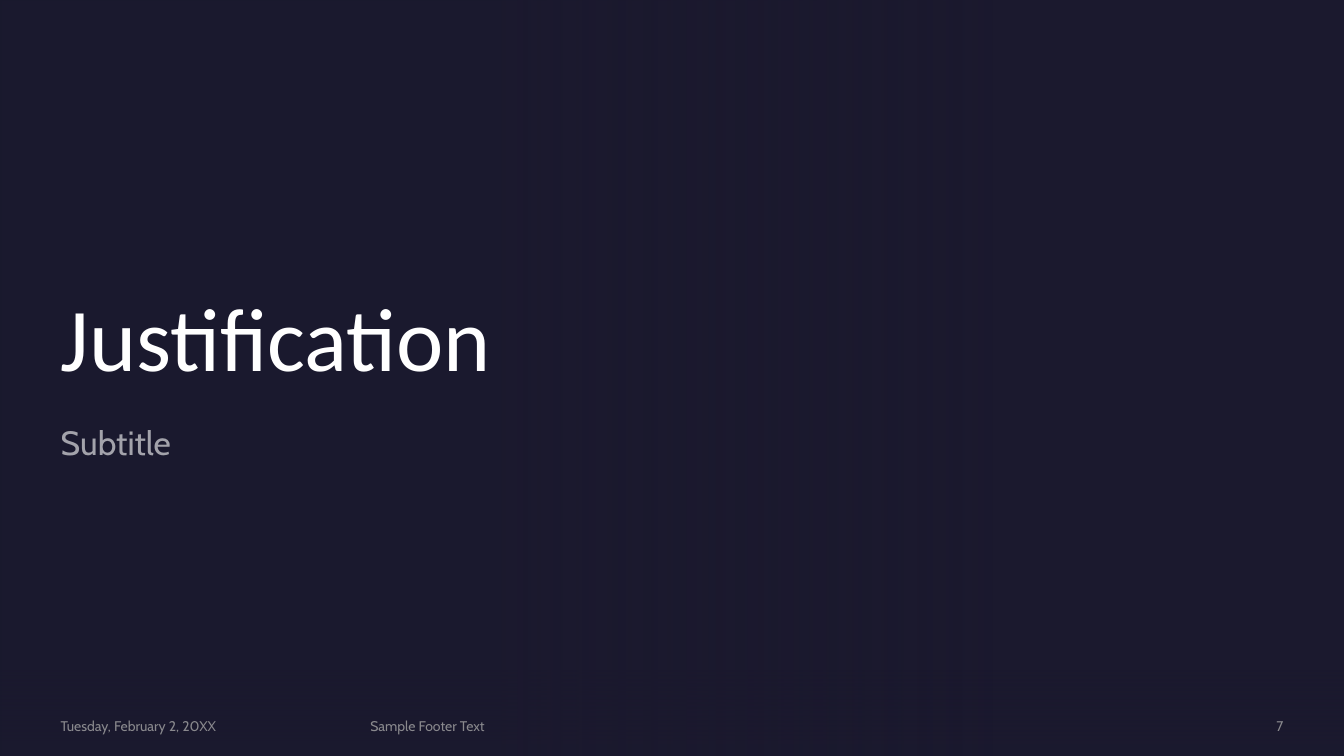
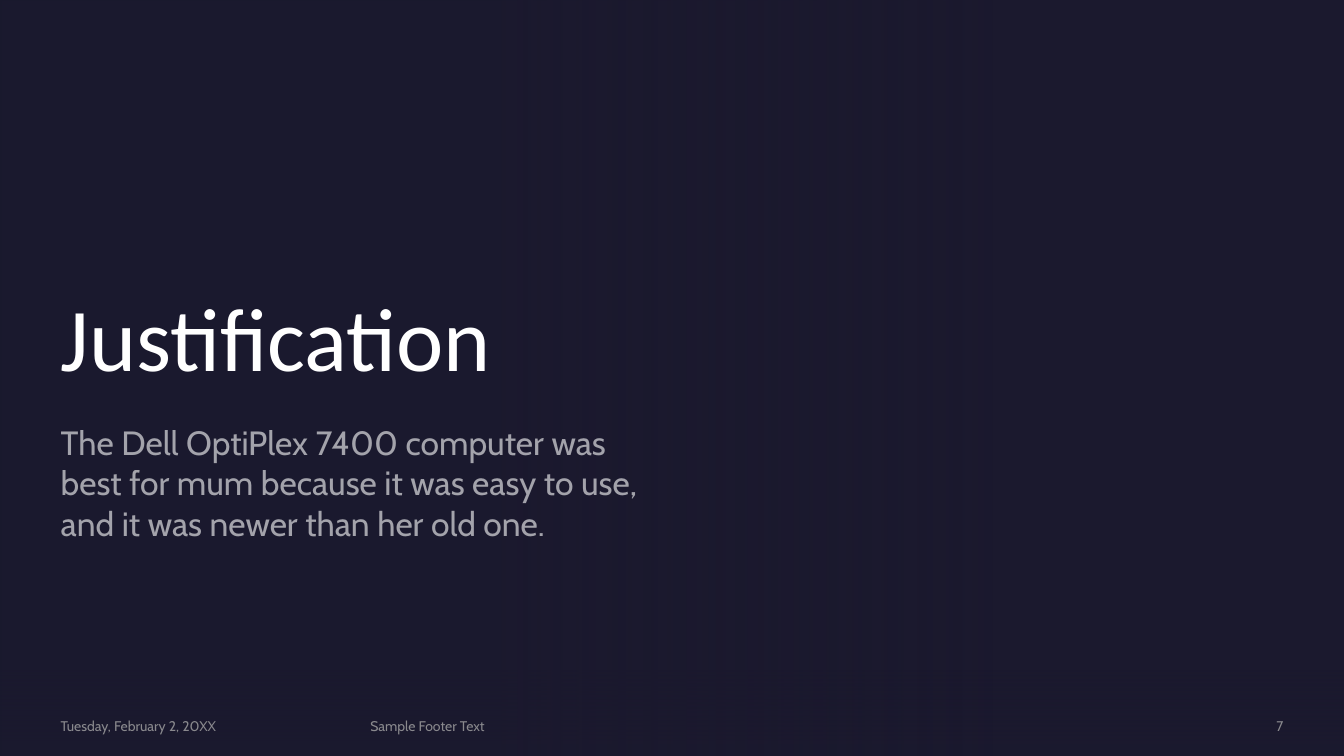
Before and after one commit to Digital-Tech-KKHS/10dtc-computer-hardware-whitiora, a slide deck: slide 7 of Presentation Template.pptx. Drawn at 1344x756 pixels with LibreOffice and Linux fonts; fonts in the diff are those of the drawing; background and template pictures are left out. Boxes give left, top, right and bottom in pixels: in the first picture for what was removed or moved away, otherwise in the second. Text is boxed around its words. In the diff, an @@ line names an element or a change of style, - is before the commit and + after.

```diff
--- a/Presentation Template.pptx
+++ b/Presentation Template.pptx
@@ subtitle at <box>61,430,637,537</box>: text changed @@
-Subtitle
+The Dell OptiPlex 7400 computer was best for mum because it was easy to use, and it was newer than her old one.
```
Also in this commit, not shown: 8 other slides changed, 1 other file.
